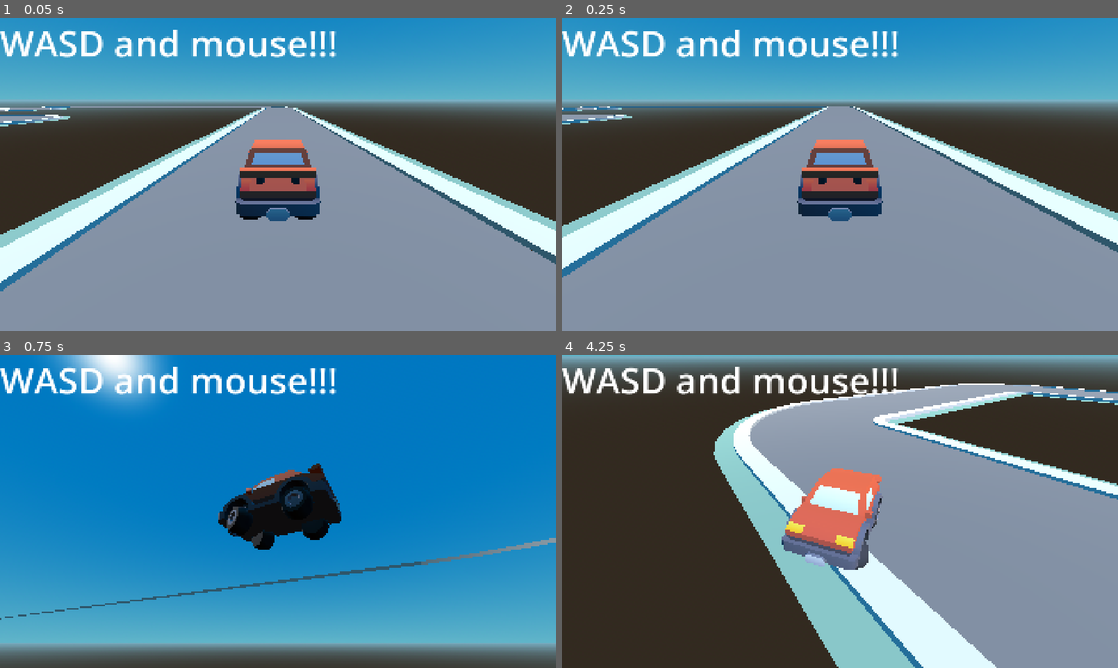
Above: before the commit, frames 1-4 (two rows, left to right).
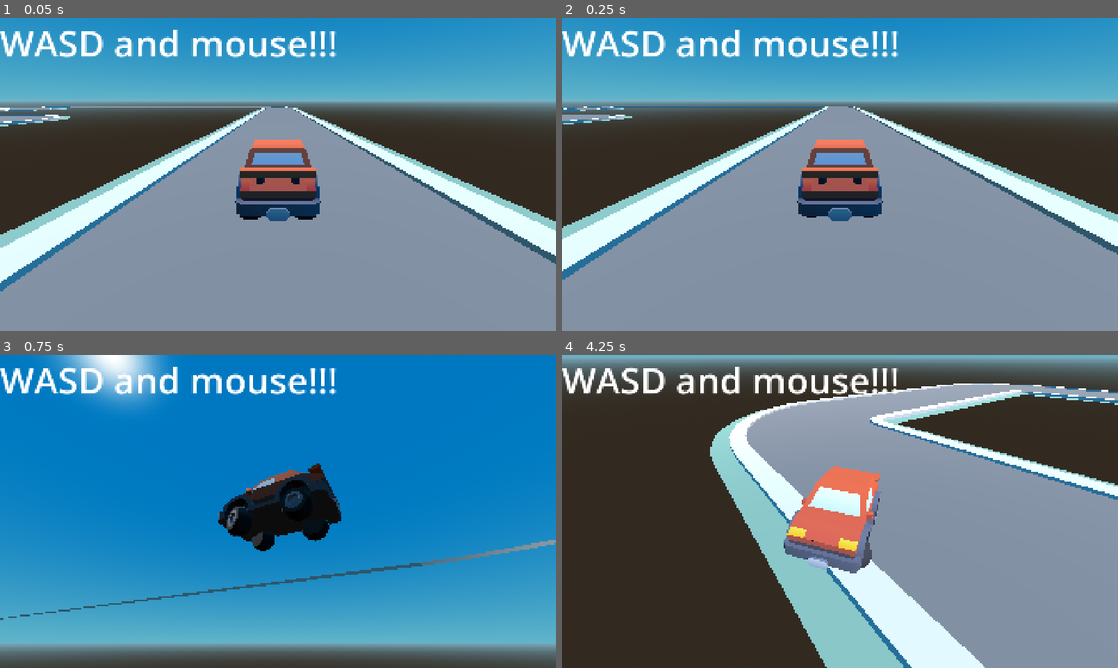
Above: after the commit, the same moments.

Repository: akanksh-ch/kar-game
Game: Godot game, scene res://Scenes/main.tscn
The game is run twice, just before and just after one commit, with the same random seed, the same clock (stepped at 60 frames per second) and the same inputs.
Inputs (mouse positions are in pixels of both pictures, inside the frame that each line leads up to):
- Up to frame 1 (0.05 s): no input
- Up to frame 2 (0.25 s): no input
- Up to frame 3 (0.75 s): move the mouse to (400, 495) at 0.52 s; hold D (Right) from 0.53 s (still down); hold W (Gas) from 0.53 s (still down)
- Up to frame 4 (4.25 s): move the mouse to (728, 527) at 1.27 s; release D (Right) at 1.28 s; release W (Gas) at 1.28 s; hold S (Brake) 1.28-2.03 s; tap W (Gas) at 1.35, 2.85 s; move the mouse to (895, 442) at 2.02 s; hold W (Gas) 2.03-2.78 s; hold D (Right) 2.03-3.53 s; move the mouse to (812, 574) at 2.77 s; move the mouse to (1006, 558) at 3.52 s; hold A (Left) from 3.53 s (still down); hold W (Gas) from 3.53 s (still down)

Frame 1 is identical in both runs. In frame 2, 1.3% of the frame differs, in the area x 0-100%, y 28-84%; in frame 3, 0.7%; in frame 4, 5.1%, in the area x 26-100%, y 9-100%.

Commit message:
Messing with grip values

Diff:
--- a/Scripts/kar.gd
+++ b/Scripts/kar.gd
@@ -4,17 +4,17 @@
 @export var EngineForce = 2250
 @export var BrakingForce = 150
 
-@export var front_wheel_grip = 1.0
-@export var back_wheel_grip = 0.75
-@export var back_drift_grip = 0.5
+@export var front_wheel_grip = 1.5
+@export var back_wheel_grip = 1.125
+@export var back_drift_grip = 0.75
 
 # Configuration
 func _ready() -> void:
 	for wheel in wheels:
 		wheel.set_suspension_stiffness(70.0)
-		wheel.set_suspension_travel(0.15)
-		wheel.set_damping_compression(back_drift_grip)
-		wheel.set_damping_relaxation(0.7)
+		wheel.set_suspension_travel(0.1)
+		wheel.set_damping_compression(1.5)
+		wheel.set_damping_relaxation(2.5)
 		wheel.set_roll_influence(0.3)
 		#wheel.set_suspension_rest_length(0.35)
 
